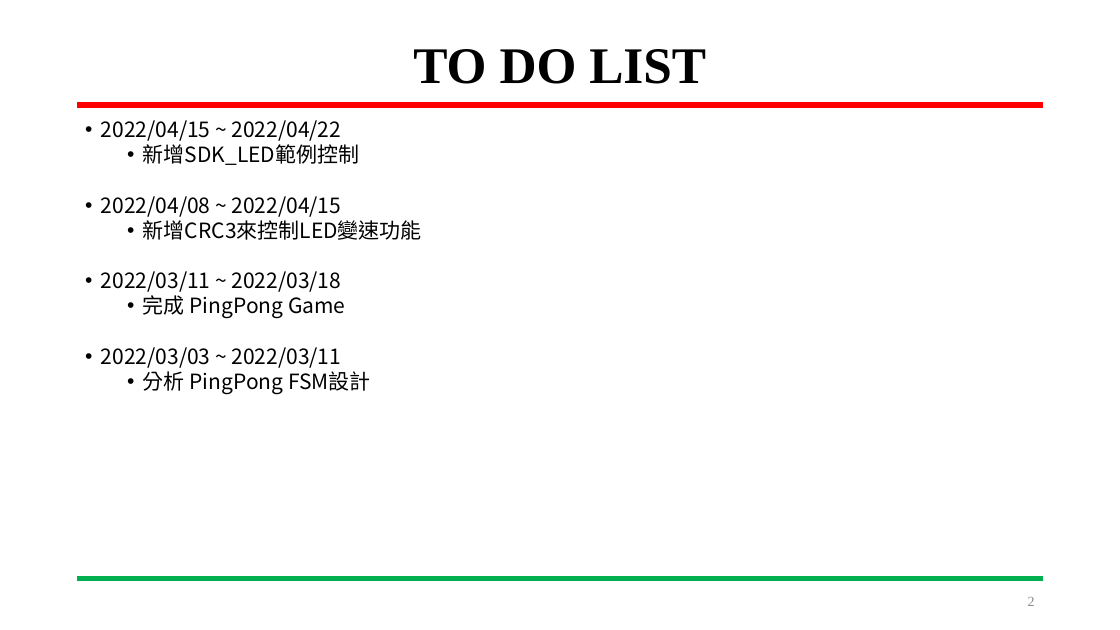
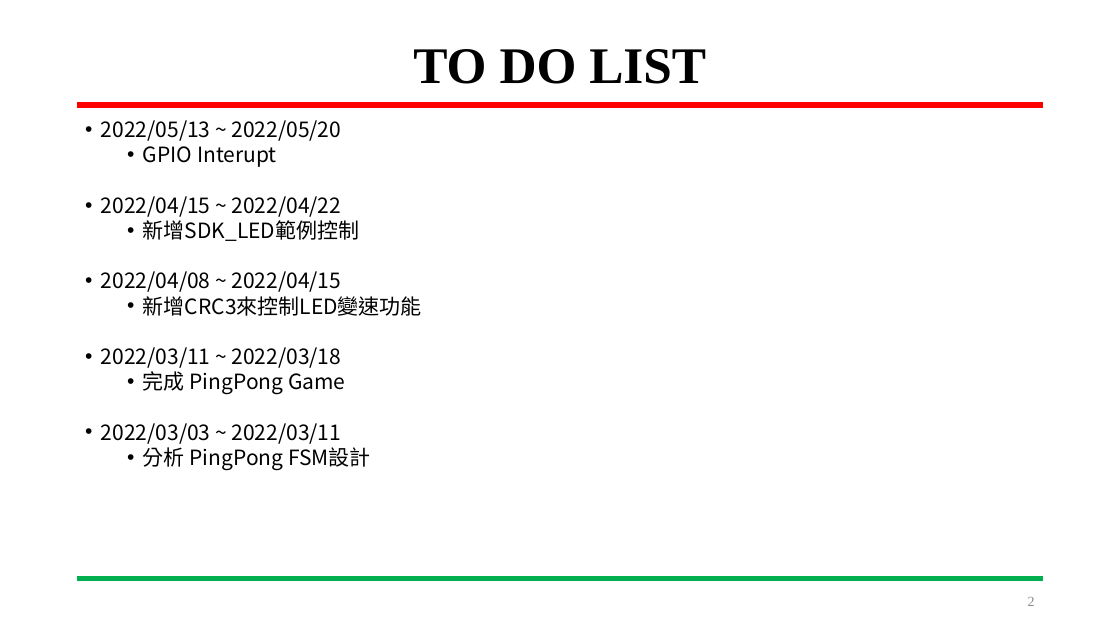
Before and after one commit to LIAO-YANXIANG/SYSTEM-ON-CHIP-DESIGN, a slide deck: slide 2 of DevelopmentLog/Pingpong.pptx. Drawn at 1120x630 pixels with LibreOffice and Linux fonts; fonts in the diff are those of the drawing. Boxes give left, top, right and bottom in pixels: in the first picture for what was removed or moved away, otherwise in the second. Text is boxed around its words. In the diff, an @@ line names an element or a change of style, - is before the commit and + after.

```diff
--- a/DevelopmentLog/Pingpong.pptx
+++ b/DevelopmentLog/Pingpong.pptx
@@ text at bbox=[101, 120, 342, 167]: paragraphs added @@
+• 2022/05/13 ~ 2022/05/20
+  • GPIO Interupt
```
Also in this commit, not shown: 10 slides added, 2 other files.
